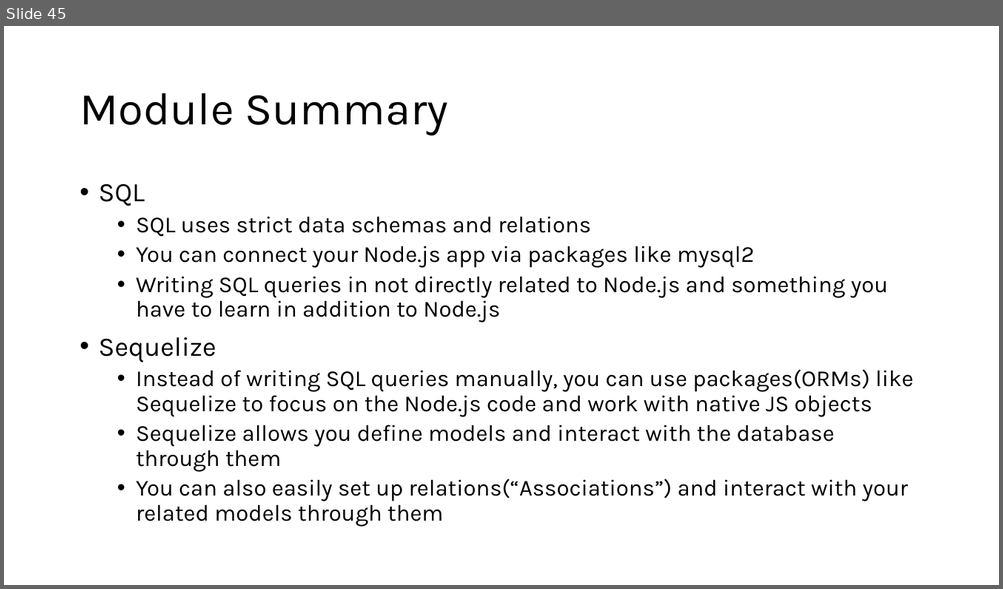
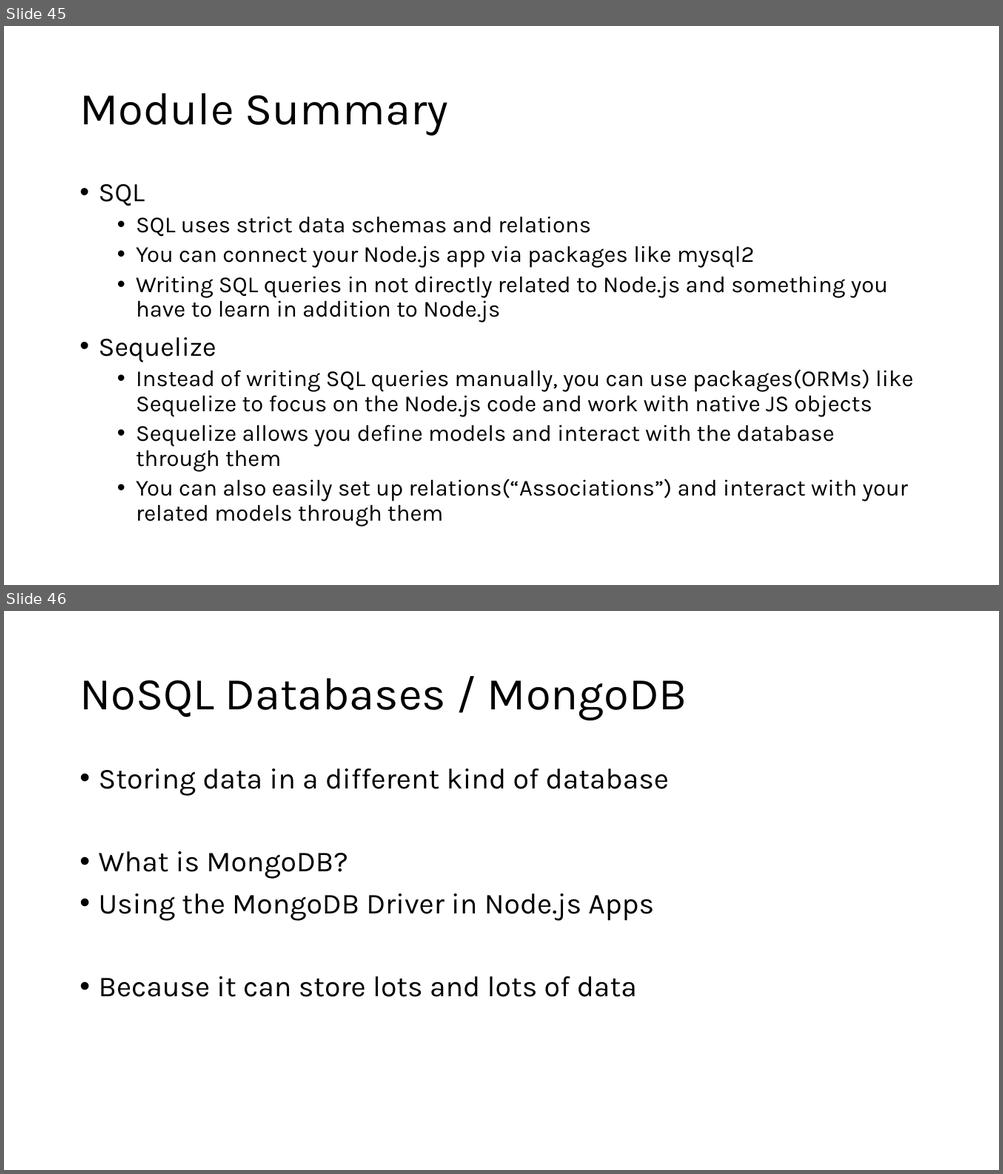
Before and after one commit to PiyushChaturvedii/Batch06, a slide deck: Node/node.pptx. Shown one above the other, each under a label of ours: slide 45 before the commit, slides 45 and 46 after it. The pictures are 1003x589 and 1003x1174 pixels, drawn with LibreOffice and Linux fonts; fonts in the diff are those of the drawing. Boxes give left, top, right and bottom in pixels: in the first picture for what was removed or moved away, otherwise in the second. Text is boxed around its words. In the diff, an @@ line names an element or a change of style, - is before the commit and + after.

Commit message:
node

```diff
--- a/Node/node.pptx
+++ b/Node/node.pptx
@@ slide 46 added at box(4, 611, 999, 1170), background #FFFFFF @@
@@ title added at box(79, 678, 687, 721), 44 pt, text #000000 @@
+NoSQL Databases / MongoDB
@@ text added at box(99, 769, 669, 997), 28 pt, text #000000 @@
+• Storing data in a different kind of database
+• What is MongoDB?
+• Using the MongoDB Driver in Node.js Apps
+• Because it can store lots and lots of data
```
Also in this commit, not shown: 2 other slides added, 1 other file.
